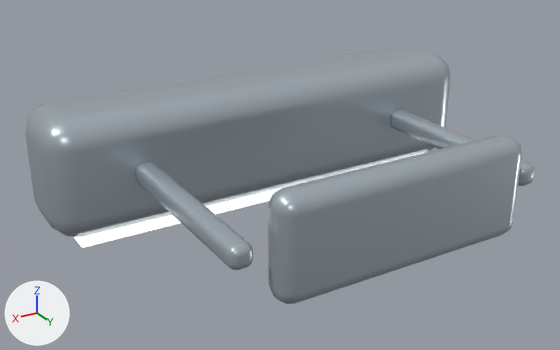
One commit to the glTF model assets/3d/native/wallSpotBarChrome.glb: the scene before it, then after it.
Both versions are drawn from a camera (50 mm lens) standing at (0.646, 0.745, 0.775) and looking at (0.05, -0.248, 0.278). Every picture has the same lights, and +X, +Y and +Z are marked at lower left. The picture after the commit comes second. Where no turn or scale is listed for an object, it has been applied to the vertices.

In view in the first picture: 'Picture light arm', 'Picture light arm.001', 'Picture light housing', 'Spotlight lens', 'Wall backplate'.
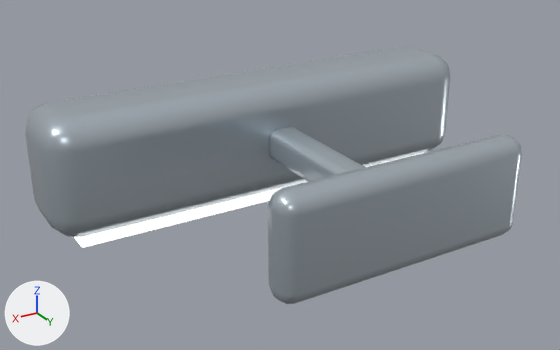
Where the change shows, as pixel boxes (x1, y1, x2, y2) in the pictures (560 x 350 px):
'Picture light arm.001', deleted (pale blue)
    before: (135, 162, 253, 270)
'Spotlight support arm', added (pale blue)
    after: (269, 127, 365, 181)
'Picture light arm', deleted (pale blue)
    before: (390, 109, 535, 186)

The change, as a diff of the scene's bpy script:
```diff
--- a/assets/3d/native/wallSpotBarChrome.glb.py
+++ b/assets/3d/native/wallSpotBarChrome.glb.py
@@ me_cube_010_1 @@
+me_cube_010_1.from_pydata(...)  # 96 vertices, 188 faces; spans x -0.028..0.028, y -0.2..0.2, z -0.028..0.028
+me_cube_010_1.materials.append(mat_spotlight_chrome)  # pale blue #bcc7cf
@@ ob_picture_light_arm @@
-ob_picture_light_arm = bpy.data.objects.new('Picture light arm', me_cube_011)
-ob_picture_light_arm.location = (-0.25, -0.18, 0.3)
@@ ob_picture_light_arm_001 @@
-ob_picture_light_arm_001 = bpy.data.objects.new('Picture light arm.001', me_cube_012)
-ob_picture_light_arm_001.location = (0.25, -0.18, 0.3)
@@ ob_spotlight_support_arm @@
+ob_spotlight_support_arm = bpy.data.objects.new('Spotlight support arm', me_cube_010_1)
+ob_spotlight_support_arm.location = (0.0, -0.2, 0.3)
```
